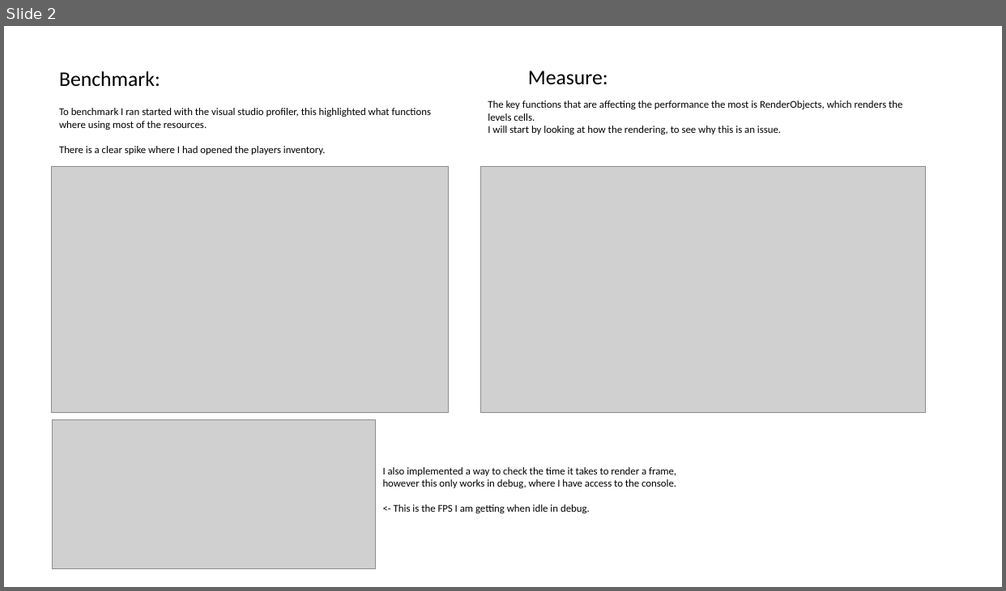
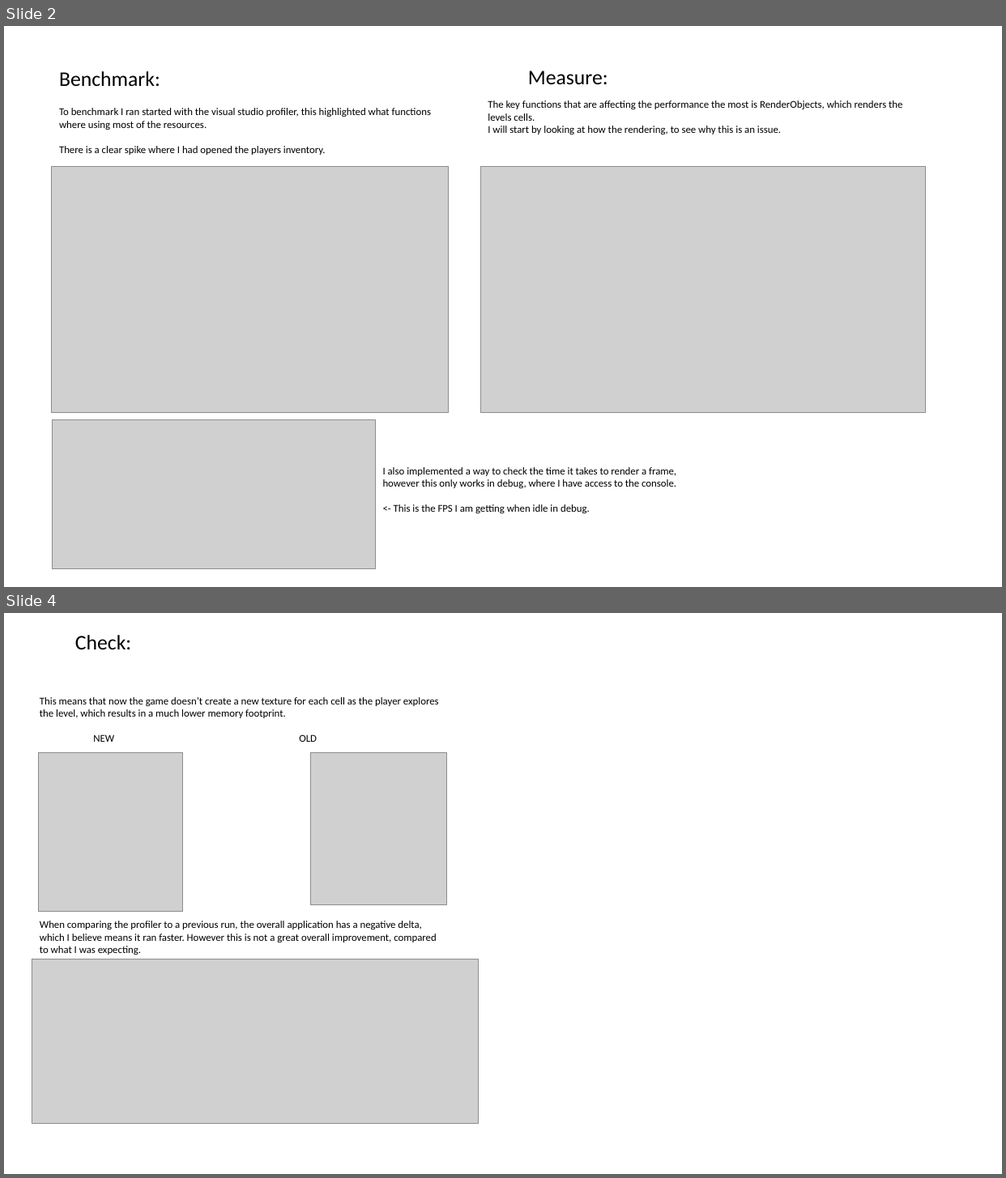
Before and after one commit to Alli1223/comp350-optimisation, a slide deck: OptmisationProcess.pptx. Shown one above the other, each under a label of ours: slide 2 before the commit, slides 2 and 4 after it; the slides between them are not shown. The pictures are 1006x591 and 1006x1178 pixels, drawn with LibreOffice and Linux fonts; fonts in the diff are those of the drawing; grey boxes stand for pictures. Boxes give left, top, right and bottom in pixels: in the first picture for what was removed or moved away, otherwise in the second. Text is boxed around its words. In the diff, an @@ line names an element or a change of style, - is before the commit and + after.

```diff
--- a/OptmisationProcess.pptx
+++ b/OptmisationProcess.pptx
@@ slide 4 added at (4, 613, 1002, 1174), background #FFFFFF @@
@@ text added at (75, 635, 131, 649), 20 pt, text #000000 @@
+Check:
@@ text added at (40, 697, 439, 742), 10 pt, text #000000 @@
+This means that now the game doesn’t create a new texture for each cell as the player explores the level, which results in a much lower memory footprint.
+NEW OLD
@@ picture added at (39, 752, 184, 911) @@
@@ picture added at (311, 752, 447, 905) @@
@@ text added at (40, 921, 437, 956), 10 pt, text #000000 @@
+When comparing the profiler to a previous run, the overall application has a negative delta, which I believe means it ran faster. However this is not a great overall improvement, compared to what I was expecting.
@@ picture added at (32, 959, 479, 1123) @@
```
Also in this commit, not shown: 1 slide changed, 2 other slides added, 1 slide removed, 15 other files.
